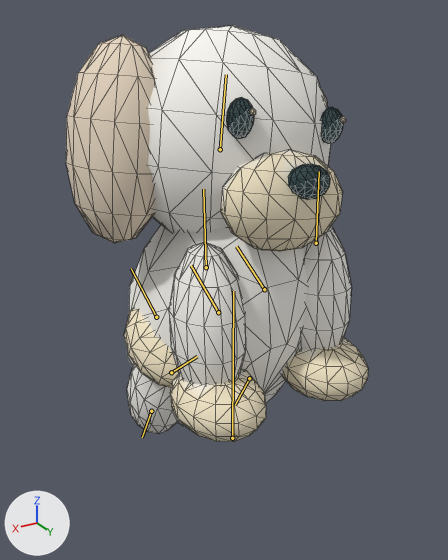
An edit to the glTF model public/assets/island/petshop-v1/pet_puppy__white.glb, drawn before and after from the same camera.
Camera for both pictures: a 50 mm lens placed at (0.451, 0.723, 0.653), pointed at (0.001, -0.028, 0.278). Arrows for +X, +Y and +Z are at lower left; the lights stay in place. The picture after the commit comes second. Both versions are drawn at frame 18 of the action 'BasketSit'; the numbers are the values there. The bones that bend it are drawn over the model as lines. Mesh edges are drawn as thin lines.
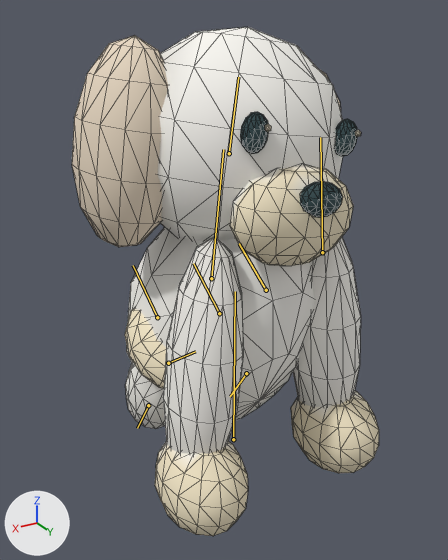
Location of each change, [x1, y1, x2, y2] in pixels of the pictures (448 x 560 px):
```json
{"object": "Mesh_0", "change": "posed", "before": [66, 25, 368, 442], "after": [72, 27, 379, 536], "on screen": "22% taller"}
{"bone": "Root", "before": "(232, 438) to (233, 291)", "after": "(233, 439) to (235, 291)"}
{"bone": "Body", "before": "(218, 312) to (191, 265)", "after": "(219, 313) to (193, 263)"}
{"bone": "Front.L", "before": "(316, 243) to (319, 171)", "after": "(322, 252) to (320, 137)"}
{"bone": "Front.R", "before": "(206, 267) to (203, 189)", "after": "(211, 278) to (223, 149)"}
{"bone": "Tail", "before": "(171, 372) to (197, 356)", "after": "(168, 363) to (195, 351)"}
```

The change, as JSON lines over the scene's bpy script:
```json
{"block": "bone_root", "where": "bone_root = bpy.data.objects['GameIsland.PetRig.puppy.v1'].pose.bones['Root']"}
{"op": "set", "path": "bone_root.location", "old": "(-4160.297, 0.0, -8627.434)", "new": "(-4160.297, 0.0, -8627.438)"}
{"block": "bone_body", "where": "bone_body = bpy.data.objects['GameIsland.PetRig.puppy.v1'].pose.bones['Body']  # child of 'Root'"}
{"op": "set", "path": "bone_body.rotation_quaternion", "old": "(0.861, 0.509, 0.0, 0.0)", "new": "(0.88, 0.474, 0.0, 0.0)", "note": "degrees (61, 0, 0) -> degrees (57, 0, 0)"}
{"block": "bone_front_l", "where": "bone_front_l = bpy.data.objects['GameIsland.PetRig.puppy.v1'].pose.bones['Front.L']  # child of 'Body'"}
{"op": "set", "path": "bone_front_l.rotation_quaternion", "old": "(0.869, -0.494, 0.0, 0.0)", "new": "(0.877, -0.478, -0.025, -0.046)", "note": "degrees (-59, 0, 0) -> degrees (-57, -5, -3)"}
{"op": "set", "path": "bone_front_l.scale", "old": "(1.0, 1.0, 1.0)", "new": "(1.0, 1.6, 1.0)"}
{"block": "bone_front_r", "where": "bone_front_r = bpy.data.objects['GameIsland.PetRig.puppy.v1'].pose.bones['Front.R']  # child of 'Body'"}
{"op": "set", "path": "bone_front_r.rotation_quaternion", "old": "(0.869, -0.494, 0.0, 0.0)", "new": "(0.877, -0.478, 0.025, 0.046)", "note": "degrees (-59, 0, 0) -> degrees (-57, 5, 3)"}
{"op": "set", "path": "bone_front_r.scale", "old": "(1.0, 1.0, 1.0)", "new": "(1.0, 1.6, 1.0)"}
{"block": "bone_tail", "where": "bone_tail = bpy.data.objects['GameIsland.PetRig.puppy.v1'].pose.bones['Tail']  # child of 'Body'"}
{"op": "set", "path": "bone_tail.rotation_quaternion", "old": "(0.579, -0.811, 0.069, 0.049)", "new": "(0.571, -0.816, 0.07, 0.049)", "note": "degrees (-109, 9, -3) -> degrees (-110, 9, -3)"}
```
